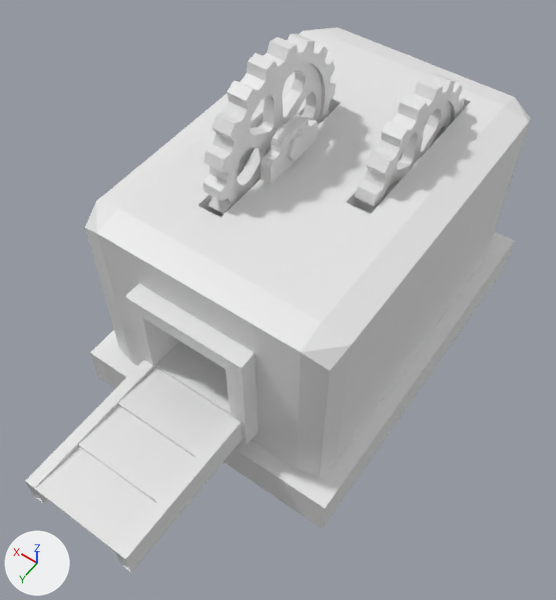
An edit to the FBX model RodentRampage/Assets/Models/m_machine.fbx, drawn before and after from the same camera.
Both versions are drawn from a 50 mm camera at (-3.67, 2.37, 9.27) aimed at (-0.12, -2.6, 1.44). The lights are fixed; the arrows at lower left show +X, +Y and +Z.

Script lines for the objects in view, before the commit:
```python
me_cube = bpy.data.meshes.new('Cube')
me_cube.from_pydata(...)  # 80 vertices, 44 faces; spans x 0.92..1.54, y -4.82..-3.86, z 2.0..3.6
me_cube_001 = bpy.data.meshes.new('Cube.001')
me_cube_001.from_pydata(...)  # 16 vertices, 8 faces; spans x 0.0..1.5, y -2.0..0.0, z 0.89..1.3
me_cube_002 = bpy.data.meshes.new('Cube.002')
me_cube_002.from_pydata(...)  # 213 vertices, 181 faces; spans x -1.21..2.66, y -7.32..-1.99, z -0.2..3.11
me_cube_003 = bpy.data.meshes.new('Cube.003')
me_cube_003.from_pydata(...)  # 16 vertices, 14 faces; spans x -0.06..1.56, y -3.04..-1.97, z 0.8..2.51
me_plane = bpy.data.meshes.new('Plane')
me_plane.from_pydata(...)  # 492 vertices, 590 faces; spans x -0.36..0.36, y -1.14..1.14, z -1.14..1.14
me_plane_001 = bpy.data.meshes.new('Plane.001')
me_plane_001.from_pydata(...)  # 492 vertices, 590 faces; spans x -0.36..0.36, y -1.14..1.14, z -1.14..1.14
me_plane_004 = bpy.data.meshes.new('Plane.004')
me_plane_004.from_pydata(...)  # 30 vertices, 10 faces; spans x 0.12..1.38, y -3.33..0.0, z 1.23..1.29
ob_cube = bpy.data.objects.new('Cube', me_cube_001)
ob_cube.location = (-0.75, 1.0, 0.0)
ob_cube_001 = bpy.data.objects.new('Cube.001', me_cube_002)
ob_cube_001.location = (-0.75, 1.0, 0.0)
ob_cube_002 = bpy.data.objects.new('Cube.002', me_cube)
ob_cube_002.location = (-0.75, 1.0, 0.0)
ob_cube_003 = bpy.data.objects.new('Cube.003', me_cube_003)
ob_cube_003.location = (-0.75, 1.0, 0.0)
ob_gear = bpy.data.objects.new('Gear', me_plane)
ob_gear.location = (-0.84, -4.36, 2.79)
ob_gear_001 = bpy.data.objects.new('Gear.001', me_plane_001)
ob_gear_001.location = (0.48, -3.34, 3.35)
ob_plane = bpy.data.objects.new('Plane', me_plane_004)
ob_plane.location = (-0.75, 1.0, 0.0)
```
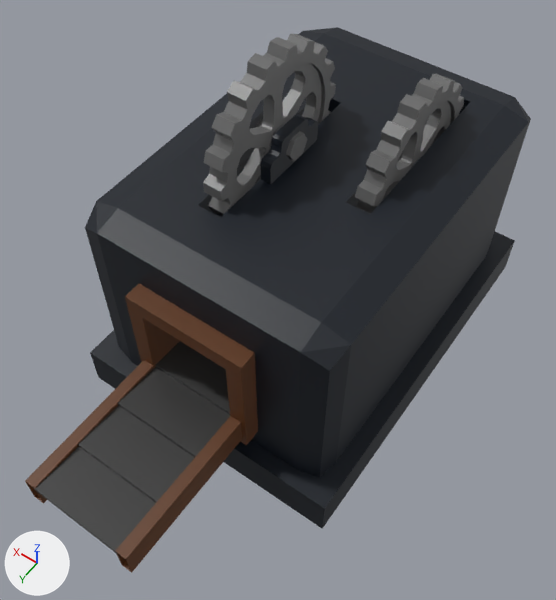
Where the newer file only moved an object's origin or applied its transform, the numbers keep the older frame.

The change, as a list of edits to the scene's bpy script:
```text
Add mat_material_003:
    mat_material_003 = principled_material('Material.003')
    mat_material_003.base_color = (0.0028, 0.00664, 0.0139)  # black #09131f
Add mat_material_002:
    mat_material_002 = principled_material('Material.002')
    mat_material_002.base_color = (0.0376, 0.0376, 0.0376)  # black #373737
    mat_material_002.roughness = 0.4
Add mat_material:
    mat_material = principled_material('Material')
    mat_material.base_color = (0.141, 0.141, 0.141)  # dark grey #696969
    mat_material.roughness = 0.4
Add mat_material_001:
    mat_material_001 = principled_material('Material.001')
    mat_material_001.base_color = (0.112, 0.033, 0.00374)  # brown #5e330c
Change me_cube_003:
    where me_cube_003.from_pydata(...)  # 16 vertices, 14 faces; spans x -0.06..1.56, y -3.04..-1.97, z 0.8..2.51
    add me_cube_003.materials.append(mat_material_001)  # brown #5e330c
Change me_plane_001:
    where me_plane_001.from_pydata(...)  # 492 vertices, 590 faces; spans x -0.36..0.36, y -1.14..1.14, z -1.14..1.14
    add me_plane_001.materials.append(mat_material)  # dark grey #696969
Change me_cube_002:
    where me_cube_002.from_pydata(...)  # 213 vertices, 181 faces; spans x -1.21..2.66, y -7.32..-1.99, z -0.2..3.11
    add me_cube_002.materials.append(mat_material_003)  # black #09131f
Change me_plane_004:
    where me_plane_004.from_pydata(...)  # 30 vertices, 10 faces; spans x 0.12..1.38, y -3.33..0.0, z 1.23..1.29
    add me_plane_004.materials.append(mat_material_002)  # black #373737
Change me_cube_001:
    where me_cube_001.from_pydata(...)  # 16 vertices, 8 faces; spans x 0.0..1.5, y -2.0..0.0, z 0.89..1.3
    add me_cube_001.materials.append(mat_material_001)  # brown #5e330c
Change me_plane:
    where me_plane.from_pydata(...)  # 492 vertices, 590 faces; spans x -0.36..0.36, y -1.14..1.14, z -1.14..1.14
    add me_plane.materials.append(mat_material)  # dark grey #696969
Change me_cube:
    used by ob_cube_002; location = (-0.75, 1.0, 0.0)
    remove me_cube.from_pydata(...)  # 80 vertices, 44 faces; spans x 0.92..1.54, y -4.82..-3.86, z 2.0..3.6
    add me_cube.from_pydata(...)  # 80 vertices, 42 faces; spans x 0.92..1.54, y -4.82..-3.86, z 3.01..3.6
    me_cube part 1
    8 vertices are removed from x 0.92..1.54, y -4.82..-3.86, z 2.0
    10 faces are deleted
    8 new vertices lie (0.0, 0.0, -0.34) away from vertices in x 0.92..1.54, y -4.82..-3.86, z 3.35
    8 new faces join them
    me_cube part 2: 34 faces spanning x 0.92..1.54, y -4.82..-3.86, z 3.35..3.6 switch from no material to mat_material_003 (black #09131f)
```

What differs and where, as boxes (x1, y1, x2, y2) in the pictures (556 x 600 px; the box of a moved part takes in the faces that stretch with it):
'Cube.001', recoloured (white to black): (85, 27, 531, 529) in both
'Plane', recoloured (white to grey): (33, 341, 230, 554) in both
'Gear.001', recoloured (white to grey): (203, 34, 336, 217) in both
'Cube.003', recoloured (white to brown): (125, 284, 258, 445) in both
'Cube', recoloured (white to brown): (25, 360, 242, 573) in both
'Gear', recoloured (white to grey): (355, 74, 464, 214) in both
part 1 of me_cube, moved or reshaped: (238, 112, 318, 185) in both
part 2 of me_cube, recoloured (grey to black): (251, 99, 317, 169) in both
